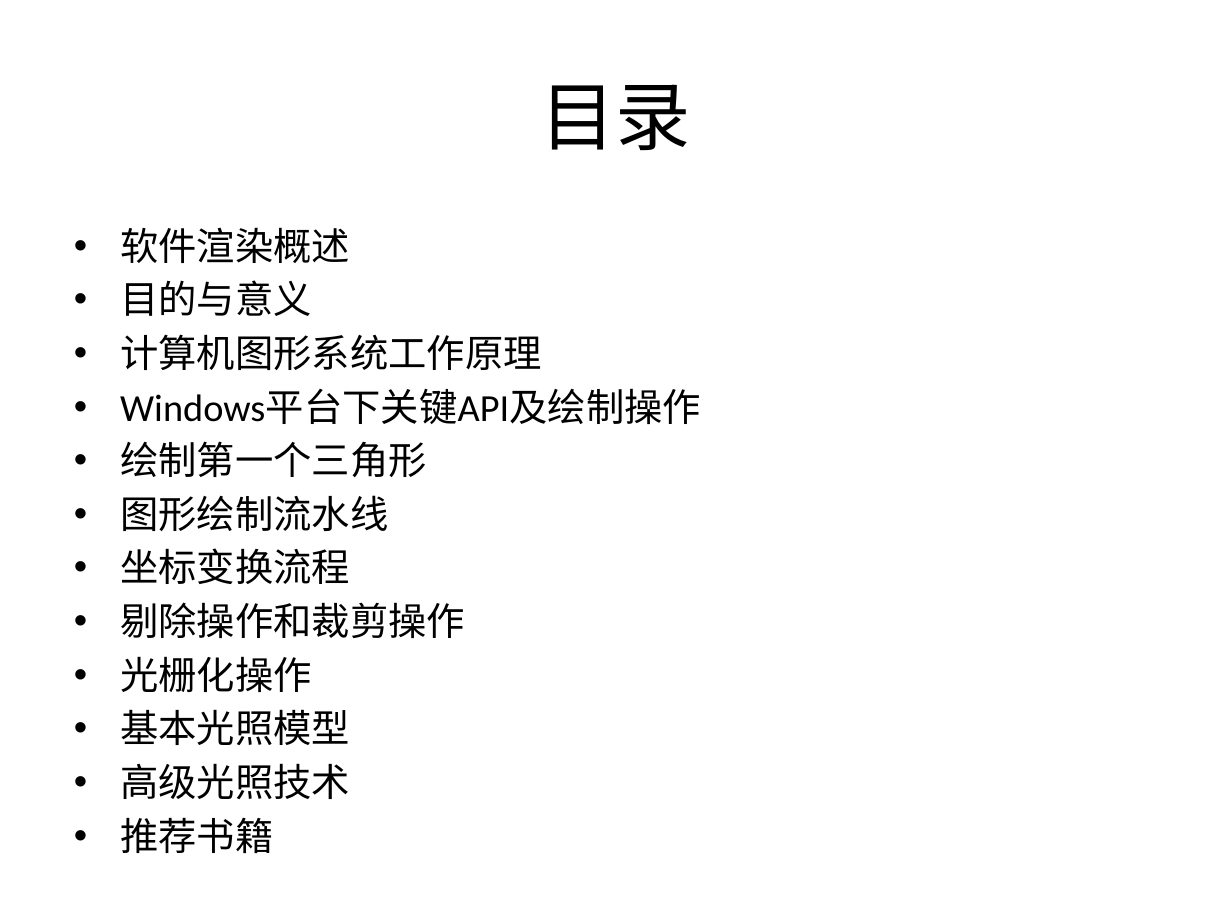
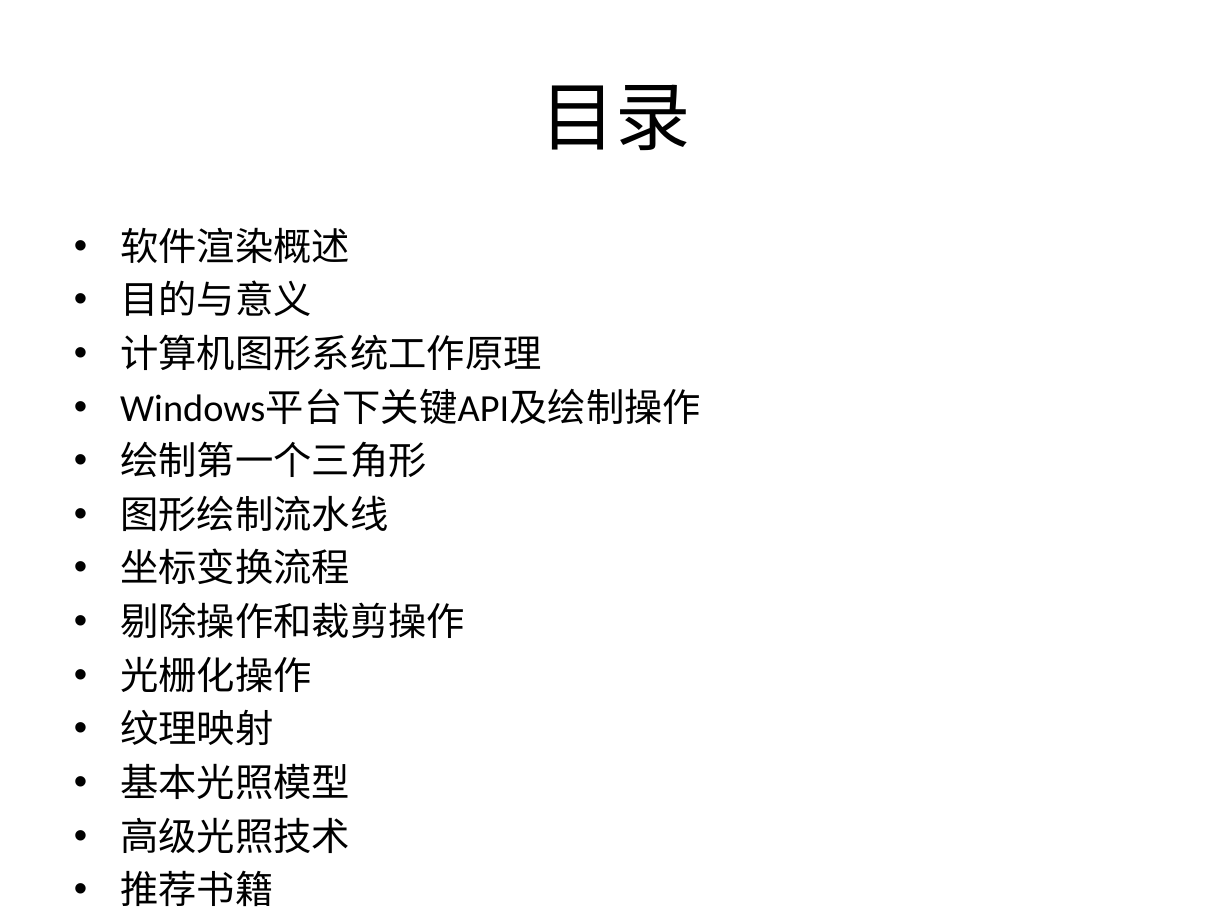
Before and after one commit to SeventhMage/MagicX, a slide deck: slide 2 of SoftEngine/doc/SoftwareRender.pptx. Drawn at 1232x924 pixels with LibreOffice and Linux fonts; fonts in the diff are those of the drawing. Boxes give left, top, right and bottom in pixels: in the first picture for what was removed or moved away, otherwise in the second. Text is boxed around its words. In the diff, an @@ line names an element or a change of style, - is before the commit and + after.

```diff
--- a/SoftEngine/doc/SoftwareRender.pptx
+++ b/SoftEngine/doc/SoftwareRender.pptx
@@ text at (x1=120, y1=710, x2=273, y2=745): paragraph added @@
+• 纹理映射
```
Also in this commit, not shown: 1 other slide changed, 5 slides added, 1 slide removed.
